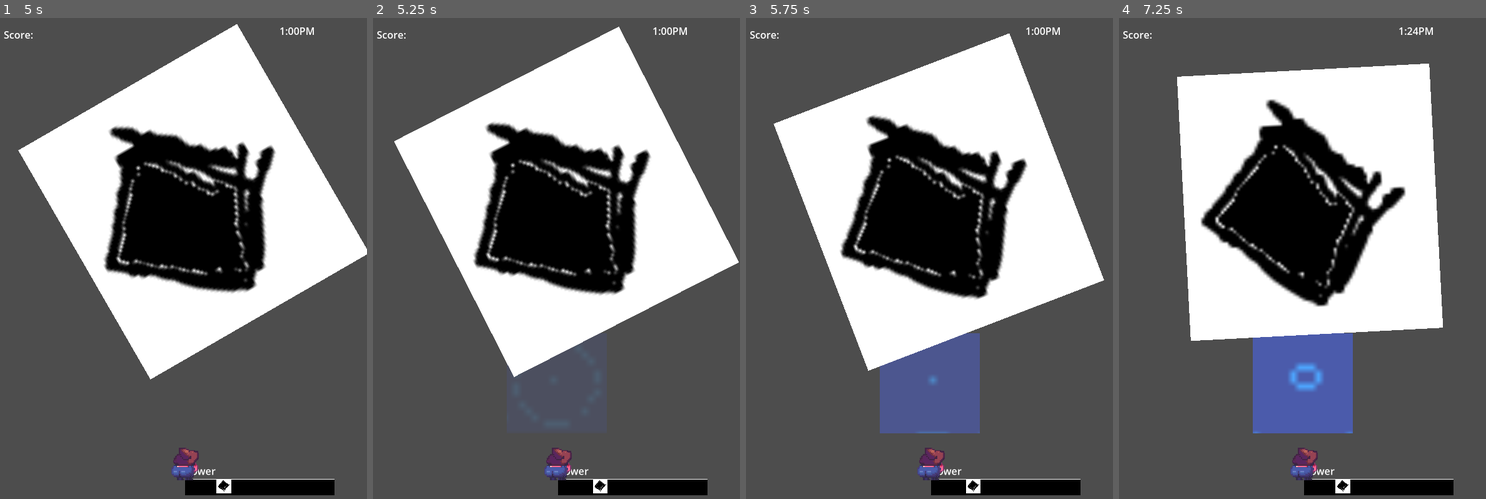
Above: before the commit, frames 1-4 (left to right).
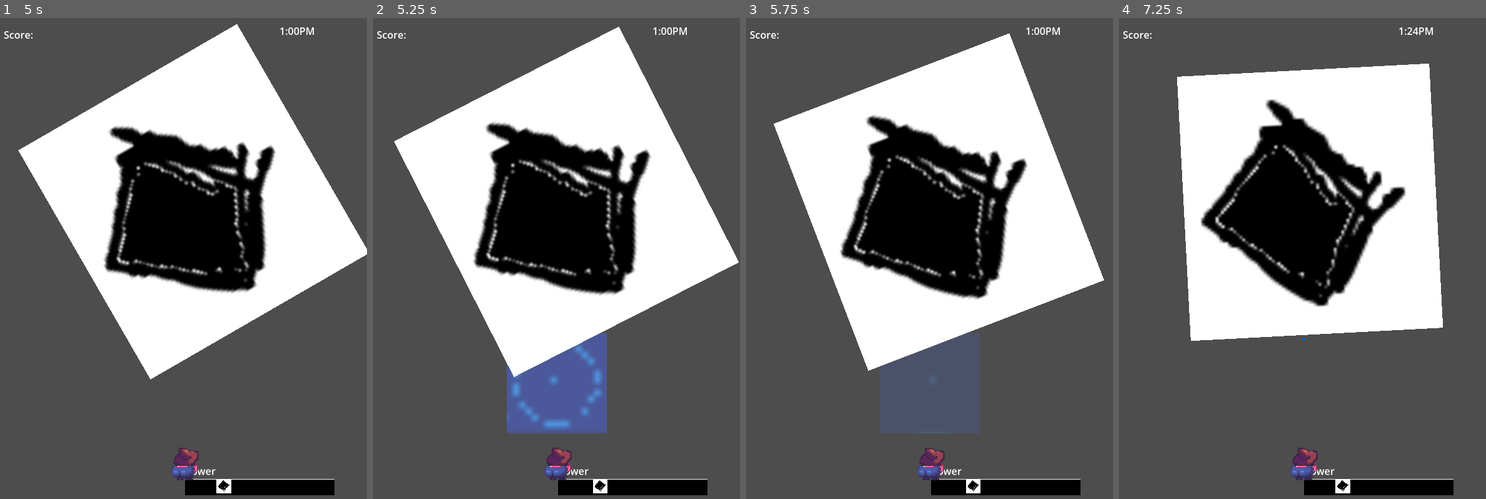
Above: after the commit, the same moments.

Repository: AndrewJDGalga/ggj2024
Game: Godot game, scene res://levels/testaj.tscn
Two runs of this game, one before a commit and one after it. Both use one fixed random seed, a clock stepped at 60 frames per second and the inputs below. The project has no main scene, so this scene is started directly.
Inputs:
- Up to frame 1 (5 s): tap Enter (ui_accept) at 0.5, 0.77, 1.52, 3.02, 3.77, 4.52 s; hold Up (action1) 0.53-1.28 s; tap Down (action2) at 1.35, 2.85, 4.35 s; hold Up (action1) 2.03-2.78 s; hold Up (action1) 3.53-4.28 s
- Up to frame 2 (5.25 s): hold Up (action1) from 5.03 s (still down)
- Up to frame 3 (5.75 s): keep holding Up (action1)
- Up to frame 4 (7.25 s): release Up (action1) at 5.78 s; tap Down (action2) at 5.85 s; tap Enter (ui_accept) at 6.02, 6.77 s; hold Up (action1) from 6.53 s (still down)

Frame 1 is identical in both runs. In frame 2, 4.5% of the frame differs, in the area x 36-64%, y 65-87%; in frame 3, 4.9%; in frame 4, 5.6%.

Commit message:
added call_defered for error, added _ to stop warnings

Diff:
--- a/components/fishing_zone.gd
+++ b/components/fishing_zone.gd
@@ -13,7 +13,7 @@
 	anim.play("default")
 
 func set_enabled(enabled:bool):
-	col.set_disabled(!enabled)
+	col.call_deferred("set_disabled", !enabled)
 	if (enabled):
 		$AnimationPlayer.play_backwards("FadeRipple")
 	else:
@@ -21,7 +21,7 @@
 
 
 
-func _on_area_entered(area):
+func _on_area_entered(_area):
 	set_enabled(false)
 	$ZoneCooldown.start()
 
@@ -30,5 +30,5 @@
 	set_enabled(true)
 
 
-func _on_animation_player_animation_finished(anim_name):
+func _on_animation_player_animation_finished(_anim_name):
 	pass # Replace with function body.
